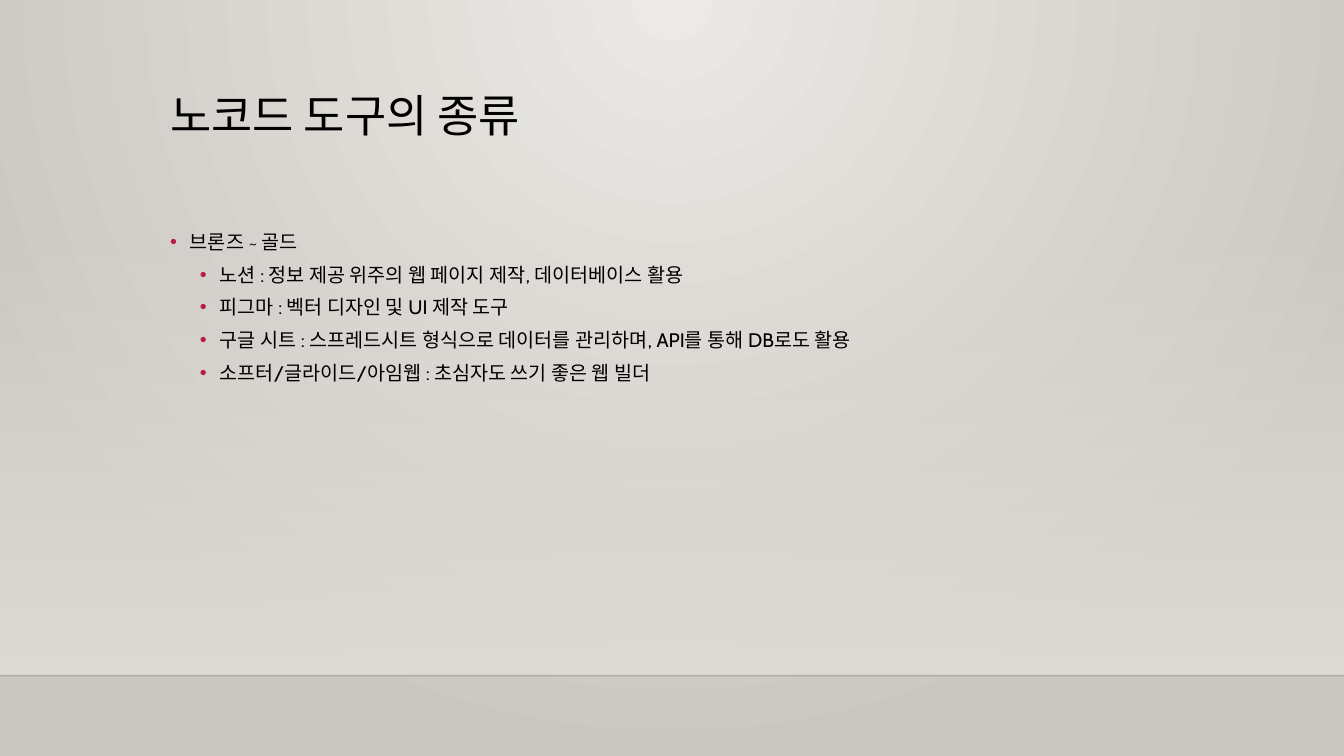
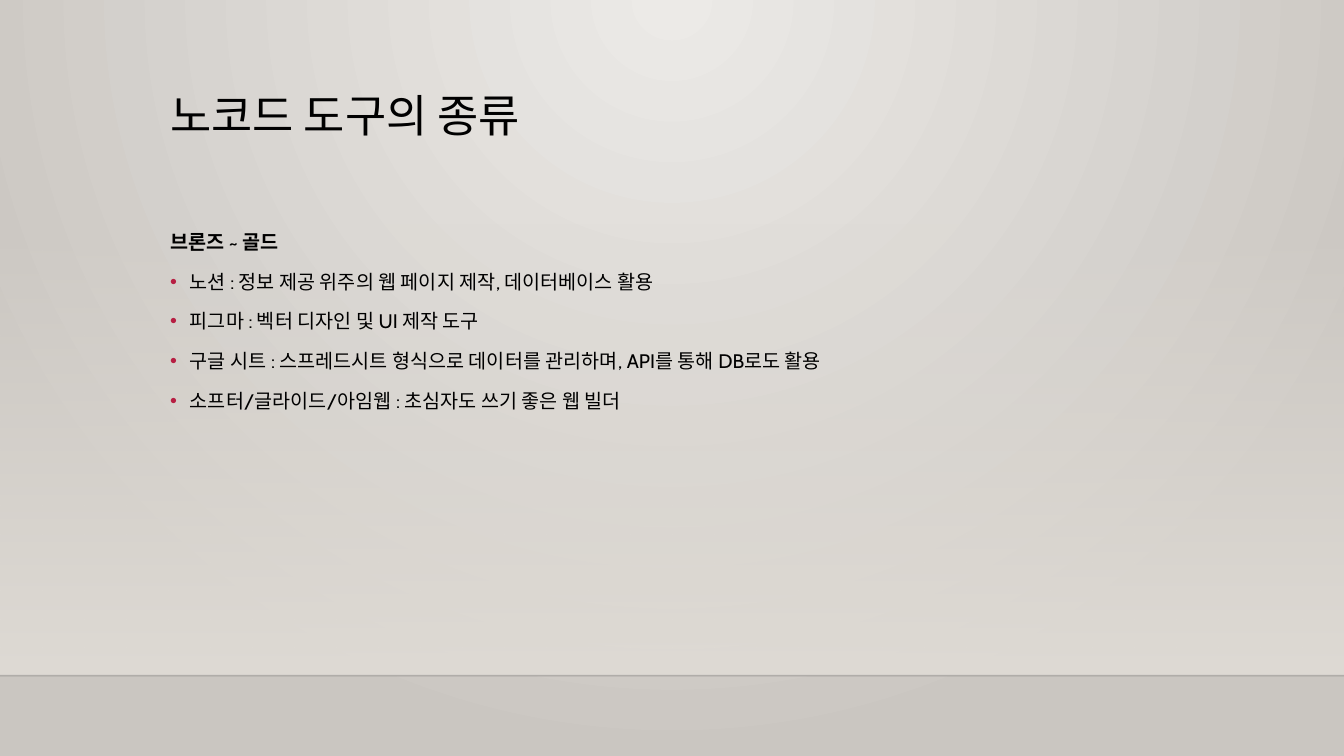
Before and after one commit to m00nlygreat/obsidian-vault, a slide deck: slide 11 of 노코드 엔지니어링/노코드 개론.pptx. Drawn at 1344x756 pixels with LibreOffice and Linux fonts; fonts in the diff are those of the drawing; background and template pictures are left out. Boxes give left, top, right and bottom in pixels: in the first picture for what was removed or moved away, otherwise in the second. Text is boxed around its words. In the diff, an @@ line names an element or a change of style, - is before the commit and + after.

Commit message:
백업 완료: 2023-11-25 03:46:04
Affected files:
.obsidian/appearance.json
.obsidian/workspace.json
노코드 엔지니어링/노션으로 랜딩페이지 만들기.md
노코드 엔지니어링/노션으로 랜딩페이지 만들기.pptx
노코드 엔지니어링/노코드 개론.md
노코드 엔지니어링/노코드 개론.pptx

```diff
--- a/노코드 엔지니어링/노코드 개론.pptx
+++ b/노코드 엔지니어링/노코드 개론.pptx
@@ text "브론즈 ~ 골드" at (170, 233, 821, 410): bold on in "브론즈 ~ 골드"; bullet • to none; more space between paragraphs; list level 2 to 1 in "노션 : 정보 제공 위주의 ..."; list level 2 to 1 in "피그마 : 벡터 디자인 및 ..."; list level 2 to 1 in "구글 시트 : 스프레드시트 형식으로 ..."; list level 2 to 1 in "소프터/글라이드/아임웹 : 초심자도 쓰기 좋은 ..." @@
```
Also in this commit, not shown: 7 other slides changed, 5 other files.
